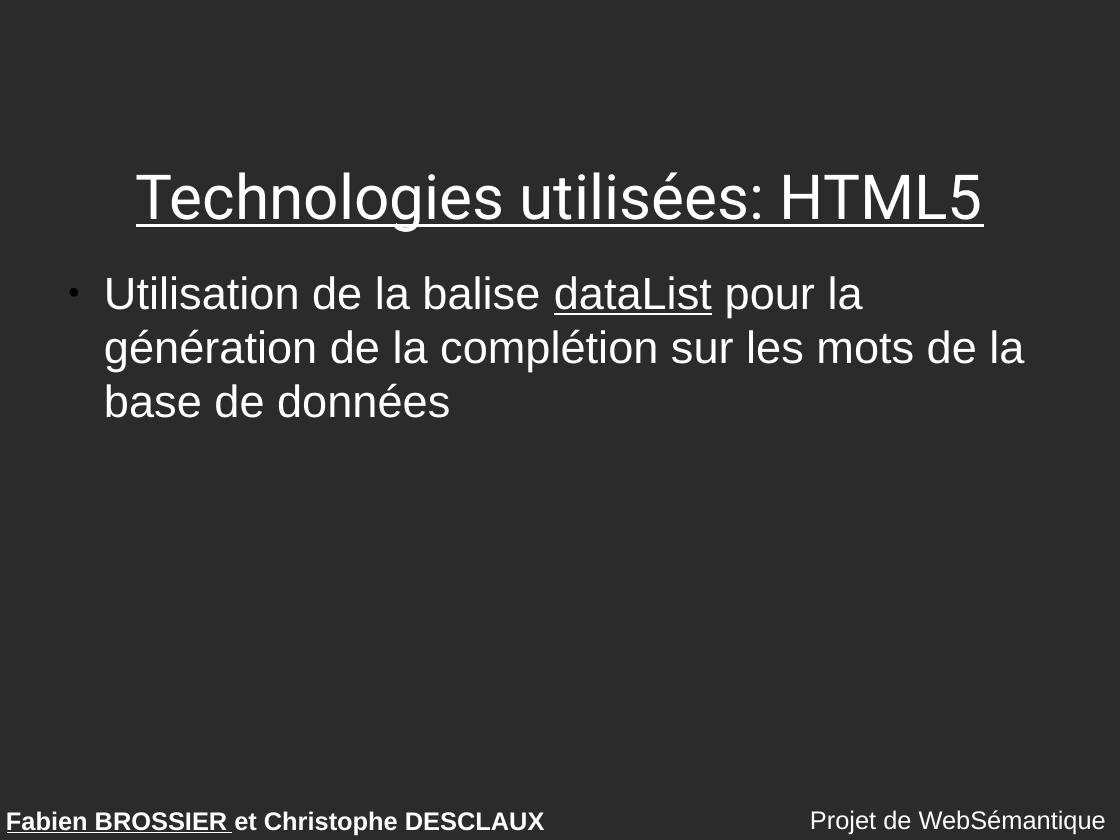
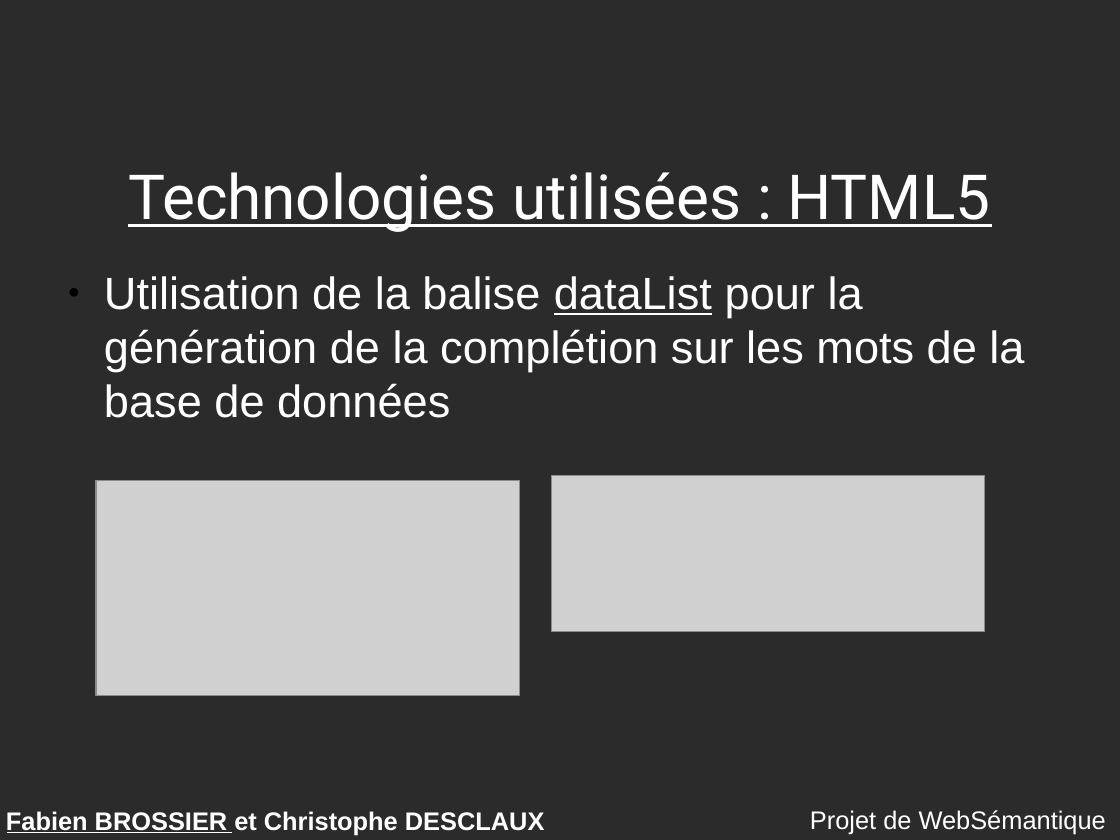
Before and after one commit to descl/TabooGeek, a slide deck: slide 12 of rapport/presentation.odp. Drawn at 1120x840 pixels with LibreOffice and Linux fonts; fonts in the diff are those of the drawing; grey boxes stand for pictures; background and template pictures are left out; a plain dark background stands for a picture behind light text. Boxes give left, top, right and bottom in pixels: in the first picture for what was removed or moved away, otherwise in the second. Text is boxed around its words. In the diff, an @@ line names an element or a change of style, - is before the commit and + after.

```diff
--- a/rapport/presentation.odp
+++ b/rapport/presentation.odp
@@ title at (x1=128, y1=172, x2=990, y2=232): spaces changed @@
-Technologies utilisées: HTML5
+Technologies utilisées : HTML5
@@ picture added at (x1=552, y1=476, x2=985, y2=632) @@
@@ picture added at (x1=96, y1=480, x2=519, y2=695) @@
```
Also in this commit, not shown: 21 other slides changed, 1 slide removed, 1 other file.
